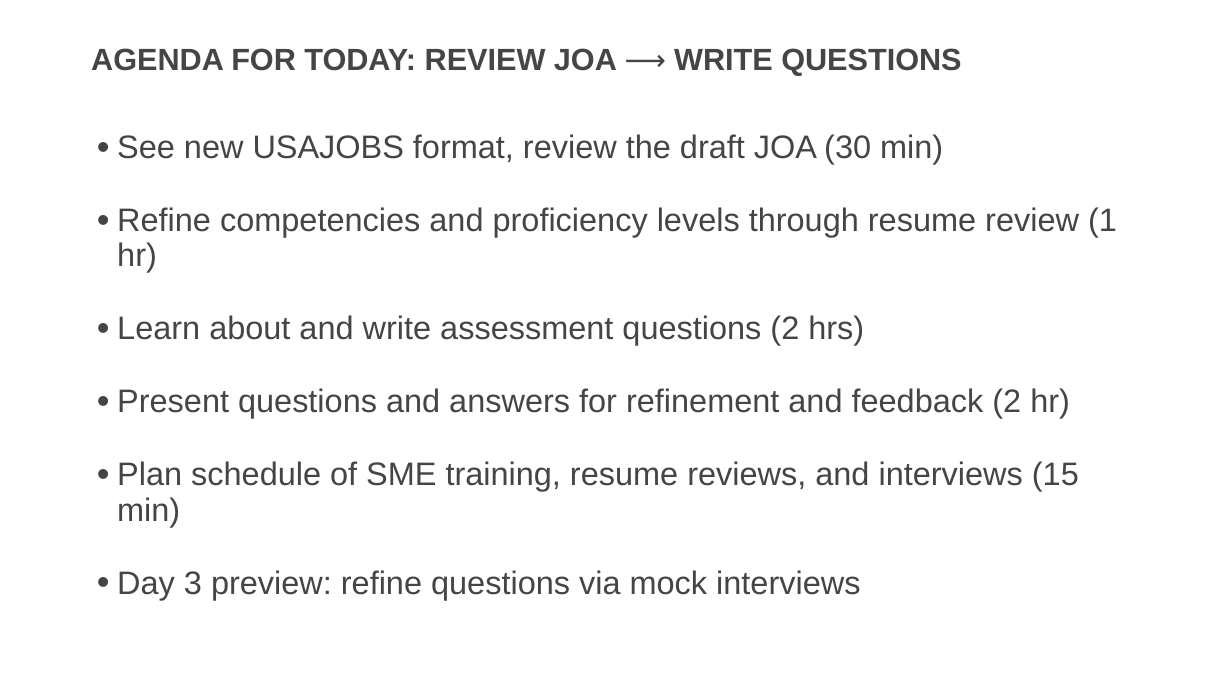
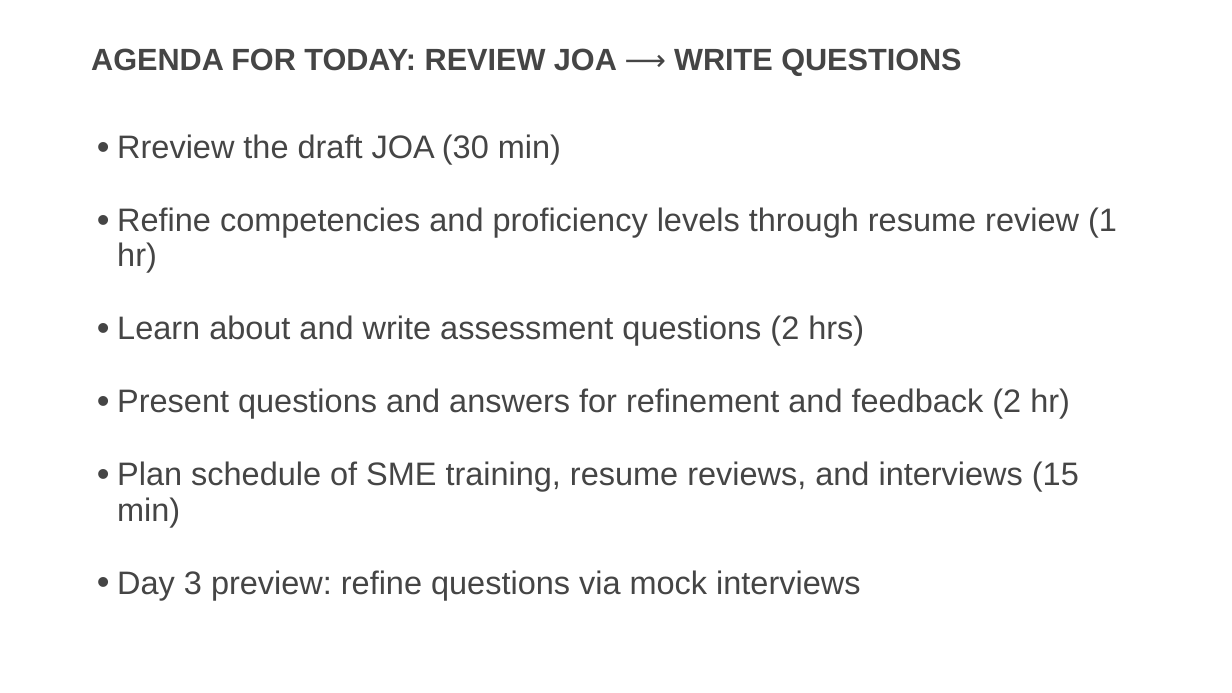
Before and after one commit to usds/SME-QA-Website, a slide deck: slide 30 of toolkit/job-analysis/job-analysis-presentation.pptx (slide 25 before the commit). Drawn at 1232x693 pixels with LibreOffice and Linux fonts; fonts in the diff are those of the drawing. Boxes give left, top, right and bottom in pixels: in the first picture for what was removed or moved away, otherwise in the second. Text is boxed around its words. In the diff, an @@ line names an element or a change of style, - is before the commit and + after.

```diff
--- a/toolkit/job-analysis/job-analysis-presentation.pptx
+++ b/toolkit/job-analysis/job-analysis-presentation.pptx
@@ text at <box>117,134,561,164</box>: text changed @@
-• See new USAJOBS format, review the draft JOA (30 min)
+• Rreview the draft JOA (30 min)
```
Also in this commit, not shown: 5 other slides changed, 14 slides added.
